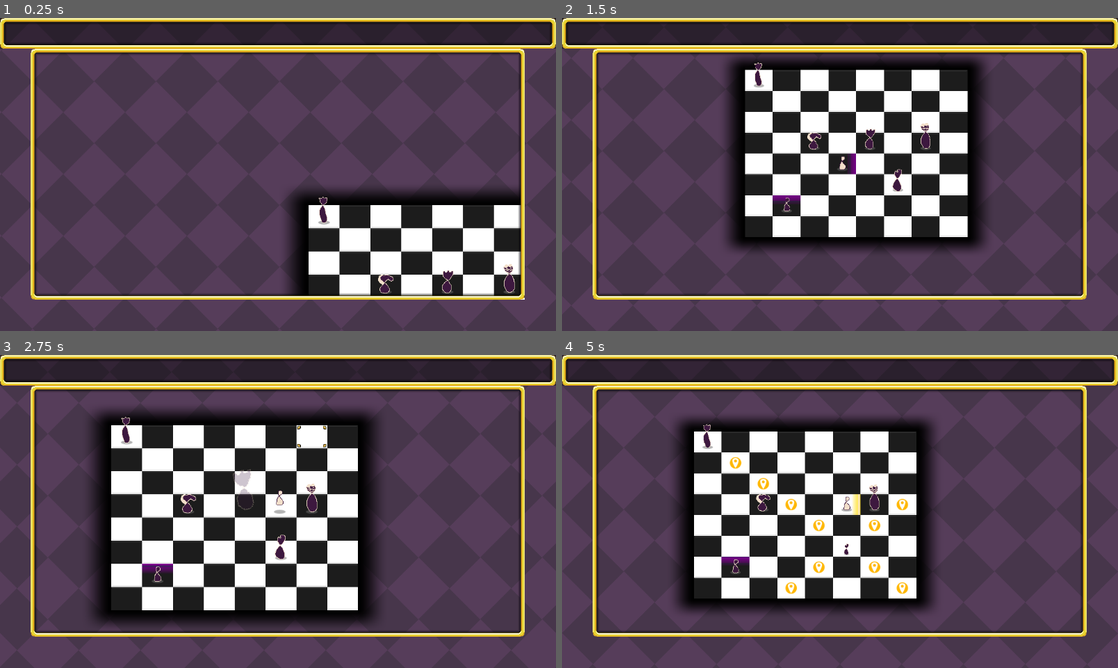
Above: before the commit, frames 1-4 (two rows, left to right).
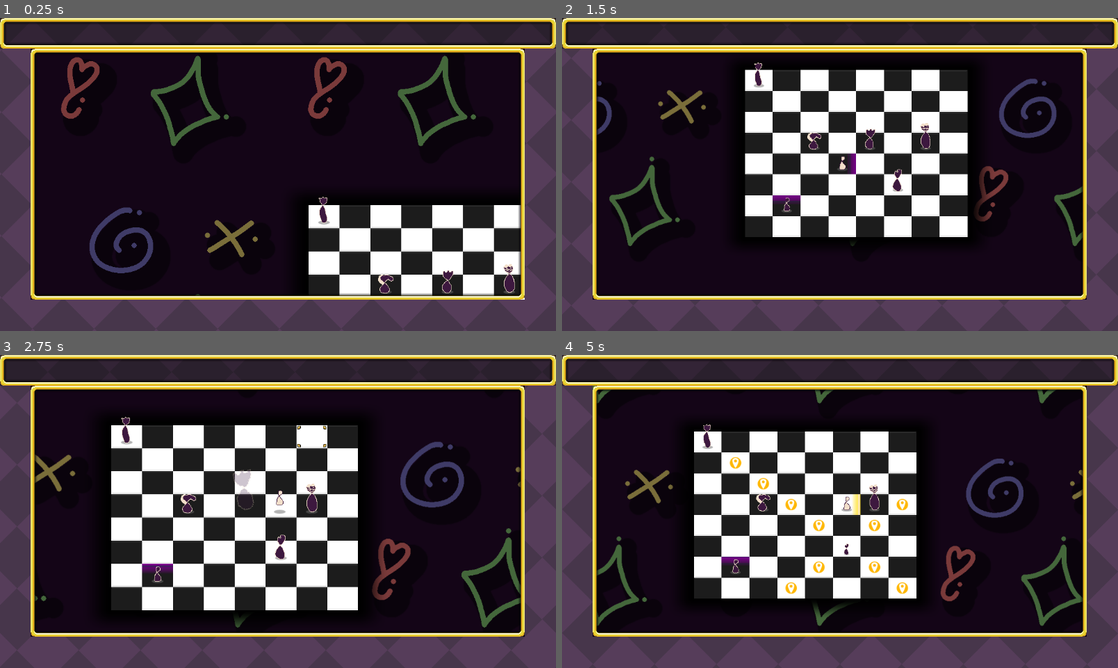
Above: after the commit, the same moments.

Repository: IAmNotIsaac/gwj-73
Game: Godot game, scene res://scenes/main.tscn
Two runs of this game, one before a commit and one after it. Both use one fixed random seed, a clock stepped at 60 frames per second and the inputs below.
Inputs (mouse positions are in pixels of both pictures, inside the frame that each line leads up to):
- Up to frame 1 (0.25 s): no input
- Up to frame 2 (1.5 s): tap Enter (ui_accept) at 0.5, 0.77 s; move the mouse to (962, 158) at 0.52 s; hold D (move_right) 0.53-1.28 s; click (962, 158) at 0.67 s; move the mouse to (728, 190) at 1.27 s; hold S (move_down) from 1.28 s (still down)
- Up to frame 3 (2.75 s): tap Enter (ui_accept) at 1.52 s; move the mouse to (333, 442) at 2.02 s; release S (move_down) at 2.03 s; hold D (move_right) from 2.03 s (still down)
- Up to frame 4 (5 s): move the mouse to (812, 574) at 2.77 s; release D (move_right) at 2.78 s; hold W (move_up) 2.78-3.53 s; click (812, 574) at 2.92 s; tap Enter (ui_accept) at 3.02, 3.77, 4.52 s; move the mouse to (1006, 558) at 3.52 s; hold A (move_left) from 3.53 s (still down); move the mouse to (673, 464) at 4.27 s

The runs differ from the first frame. In frame 1, 54% of the frame differs, in the area x 5-95%, y 9-90%; in frame 2, 41%; in frame 3, 35%; in frame 4, 41%.

Commit message:
greatly reduce default z index for background

Diff:
--- a/scenes/instantiables/background.tscn
+++ b/scenes/instantiables/background.tscn
@@ -7,6 +7,7 @@
 [ext_resource type="Texture2D" uid="uid://d0pkyxnwtl3la" path="res://assets/textures/backgrounds/starry_space_pattern.png" id="5_nba2r"]
 
 [node name="Background" type="Node2D"]
+z_index = -1000
 script = ExtResource("1_3chxd")
 
 [node name="Shapes" type="Node2D" parent="."]
--- a/scenes/world.tscn
+++ b/scenes/world.tscn
@@ -7,6 +7,7 @@
 [ext_resource type="Script" path="res://src/player_controller.gd" id="4_p526j"]
 [ext_resource type="Script" path="res://src/ai_controller.gd" id="5_pufvl"]
 [ext_resource type="Script" path="res://src/turn_manager.gd" id="6_vm1tm"]
+[ext_resource type="PackedScene" uid="uid://cgut83635k6rj" path="res://scenes/instantiables/background.tscn" id="8_a47m7"]
 
 [node name="World" type="Node2D"]
 y_sort_enabled = true
@@ -77,3 +78,5 @@
 type = 6
 grid_position = Vector2i(6, 3)
 board = NodePath("../Board")
+
+[node name="Background" parent="." instance=ExtResource("8_a47m7")]
Not shown: 1 places in scenes/world.tscn that only renumber resources
